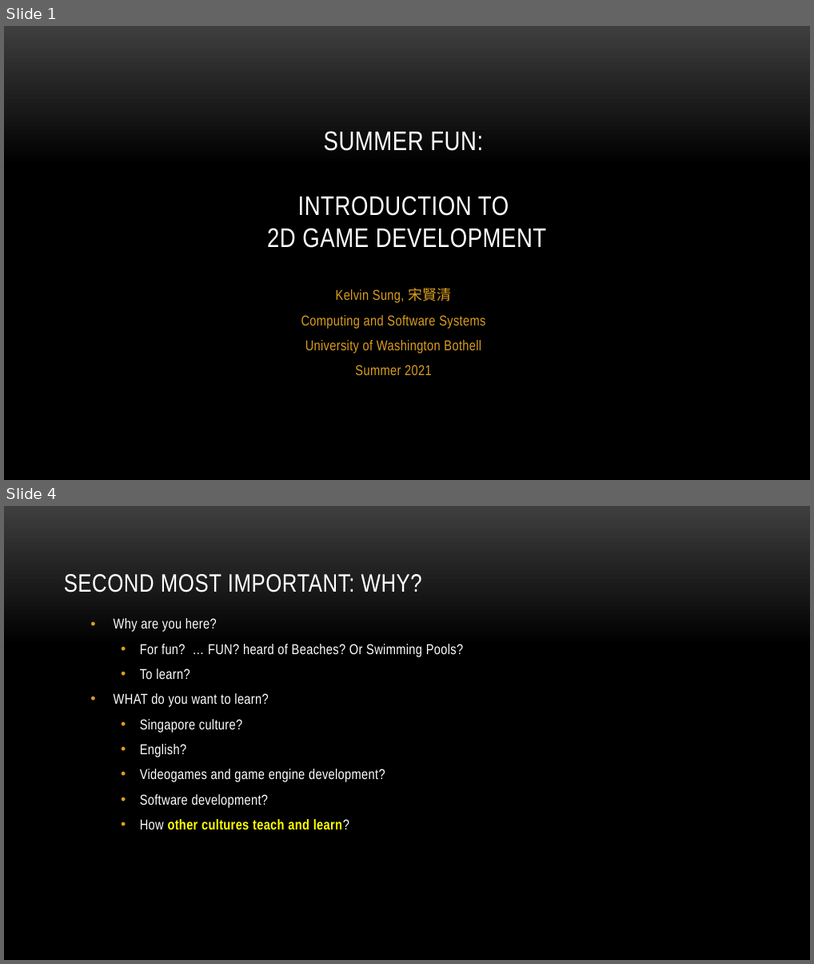
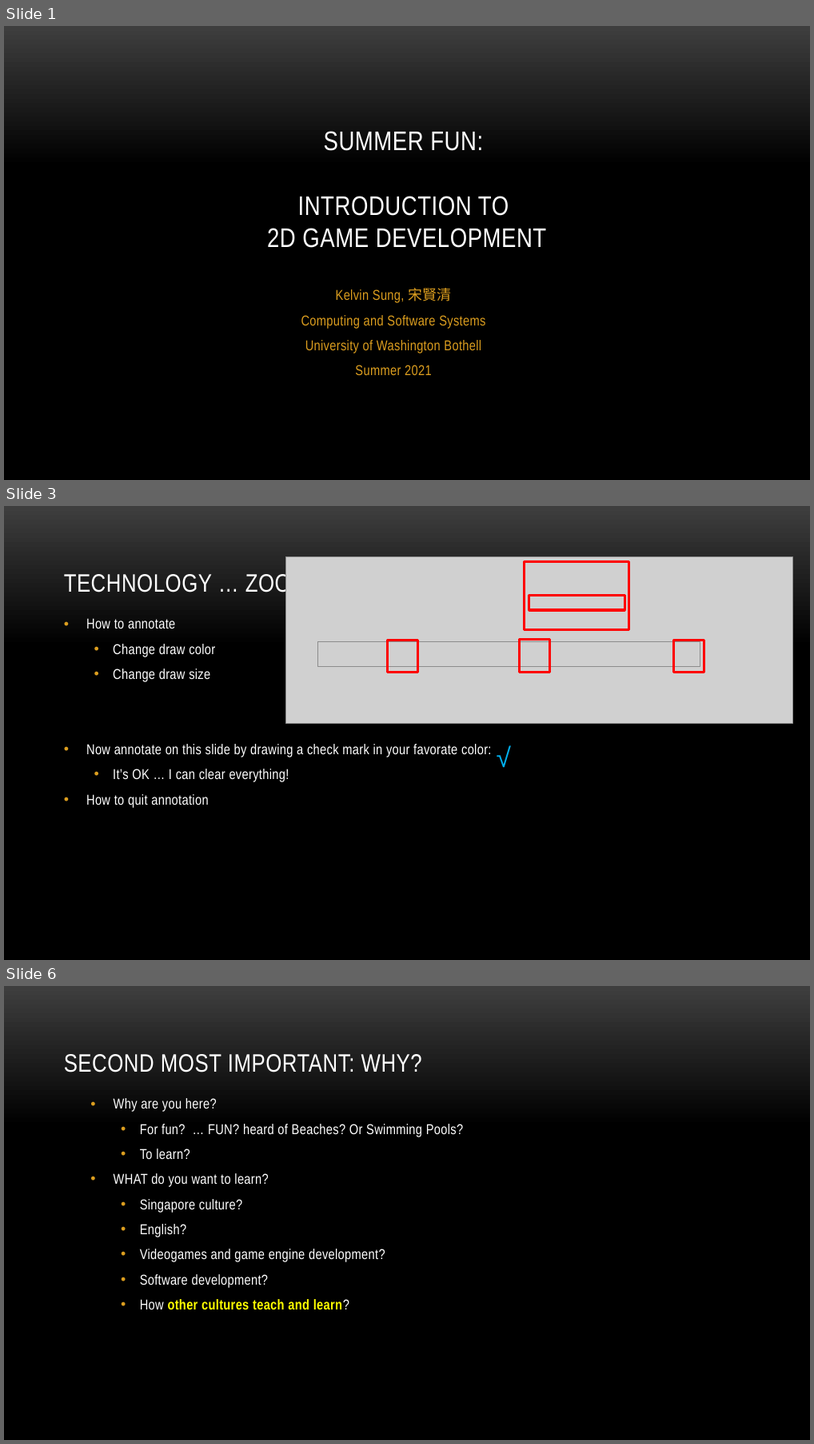
Before and after one commit to myuwbclasses/IntroGameDevelopment, a slide deck: PPT/Intro.pptx. Shown one above the other, each under a label of ours: slides 1 and 4 before the commit, slides 1, 3 and 6 after it; the slides between them are not shown. The pictures are 814x964 and 814x1444 pixels, drawn with LibreOffice and Linux fonts; fonts in the diff are those of the drawing; grey boxes stand for pictures; background and template pictures are left out. Boxes give left, top, right and bottom in pixels: in the first picture for what was removed or moved away, otherwise in the second. Text is boxed around its words. In the diff, an @@ line names an element or a change of style, - is before the commit and + after.

```diff
--- a/PPT/Intro.pptx
+++ b/PPT/Intro.pptx
@@ slide 3 added at [4, 506, 810, 960], background picture (left out) @@
@@ title added at [64, 571, 309, 596], 30 pt, text #FFFFFF @@
+TECHNOLOGY … ZOOM
@@ picture added at [286, 556, 794, 723] @@
@@ rectangle added at [524, 562, 629, 629], outline #FF0000 3 pt @@
@@ rectangle added at [530, 595, 626, 610], outline #FF0000 3 pt @@
@@ text added at [86, 618, 491, 808], 17 pt, text #FFFFFF @@
+• How to annotate
+  • Change draw color
+  • Change draw size
+• Now annotate on this slide by drawing a check mark in your favorate color:
+  • It’s OK … I can clear everything!
+• How to quit annotation
@@ picture added at [318, 641, 701, 667] @@
@@ rectangle added at [387, 640, 418, 672], outline #FF0000 3 pt @@
@@ rectangle added at [520, 639, 550, 672], outline #FF0000 3 pt @@
@@ rectangle added at [674, 640, 705, 672], outline #FF0000 3 pt @@
@@ text added at [491, 737, 536, 776], 32 pt, text #00B0F0 @@
+√
@@ what was slide 4 is now slide 6 @@
```
Also in this commit, not shown: 7 slides changed, 1 other slide added.
